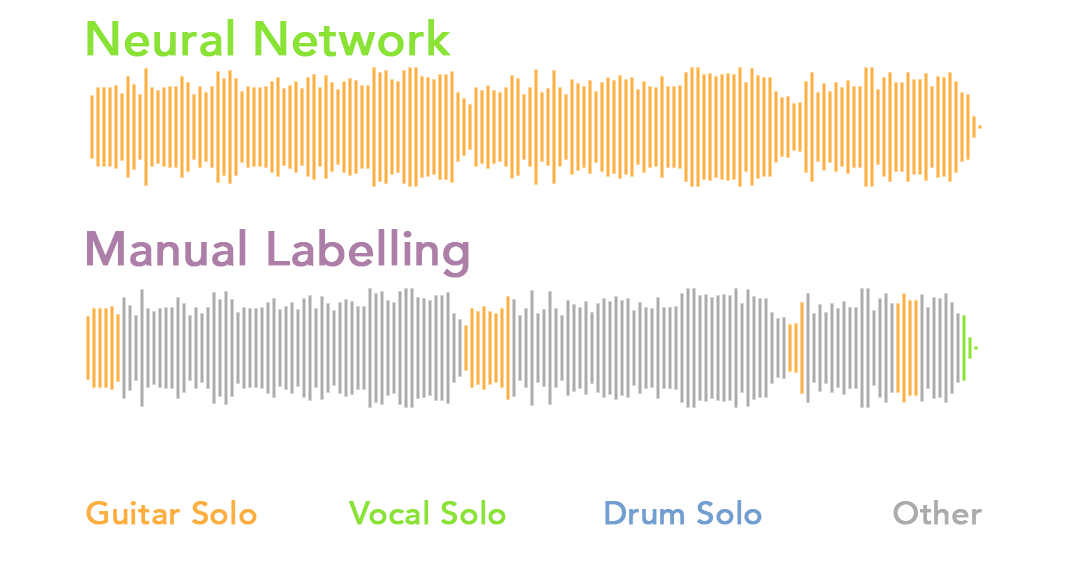
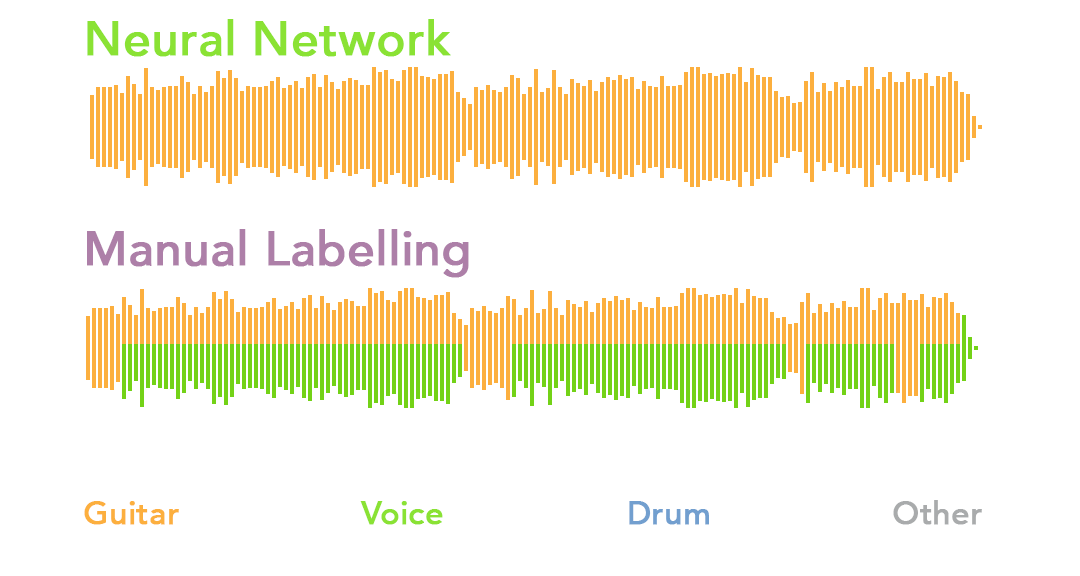
Before/after of a 1080 × 576 layered artwork. What changed in the layer stack:
renamed "Drum Solo" to "Drum", painted on it over [left=605, top=500, right=762, bottom=525]
renamed "Vocal Solo" to "Voice", painted on it over [left=348, top=500, right=506, bottom=525]
renamed "Guitar Solo" to "Guitar", painted on it over [left=84, top=500, right=257, bottom=525]
added layer "Layer 1" in group "MIR Graph" over [left=86, top=293, right=978, bottom=403]
added layer "Layer 3" in group "MIR Graph" over [left=86, top=344, right=978, bottom=408]
added layer "Layer 2" in group "MIR Graph" over [left=86, top=288, right=978, bottom=348]
added layer "Layer 4" in group "NN Graph" over [left=90, top=67, right=982, bottom=187]
showed "WhiteSquare" over [left=90, top=67, right=982, bottom=187]
